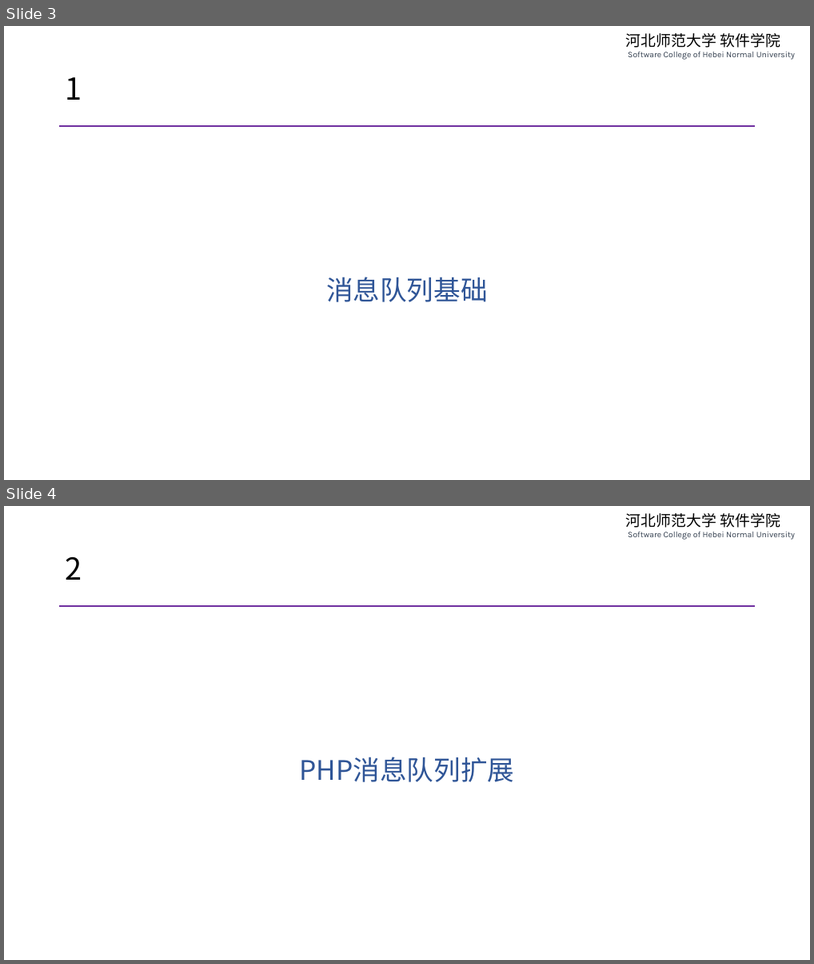
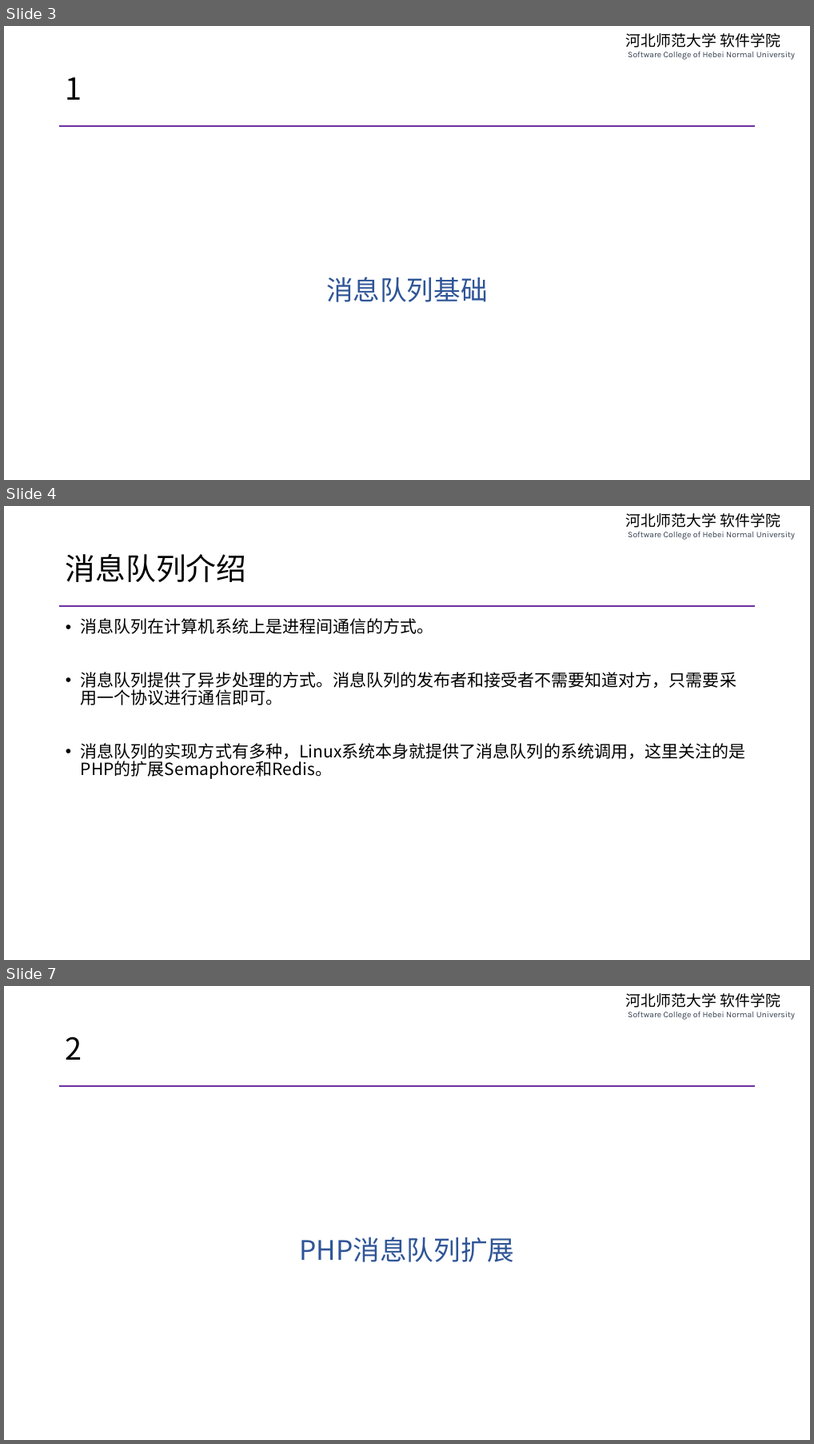
Before and after one commit to edu2act/course-php-serverside-development-on-linux, a slide deck: materials/slides/ch07-message-queue.pptx. Shown one above the other, each under a label of ours: slides 3 and 4 before the commit, slides 3, 4 and 7 after it; the slides between them are not shown. The pictures are 814x964 and 814x1444 pixels, drawn with LibreOffice and Linux fonts; fonts in the diff are those of the drawing. Boxes give left, top, right and bottom in pixels: in the first picture for what was removed or moved away, otherwise in the second. Text is boxed around its words. In the diff, an @@ line names an element or a change of style, - is before the commit and + after.

```diff
--- a/materials/slides/ch07-message-queue.pptx
+++ b/materials/slides/ch07-message-queue.pptx
@@ slide 4 added at bbox=[4, 506, 810, 960], background #FFFFFF; not listed: 2 template elements that a slide beside it also shows @@
@@ title added at bbox=[66, 554, 247, 582], 36 pt, text #000000 @@
+消息队列介绍
@@ text added at bbox=[81, 618, 746, 779], 20 pt, text #000000 @@
+• 消息队列在计算机系统上是进程间通信的方式。
+• 消息队列提供了异步处理的方式。消息队列的发布者和接受者不需要知道对方，只需要采用一个协议进行通信即可。
+• 消息队列的实现方式有多种，Linux系统本身就提供了消息队列的系统调用，这里关注的是PHP的扩展Semaphore和Redis。
@@ what was slide 4 is now slide 7 @@
```
Also in this commit, not shown: 3 slides changed, 6 other slides added, 10 other files.
